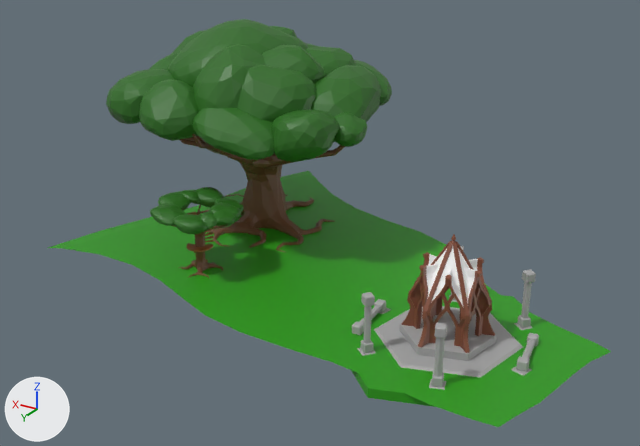
Two versions of the glTF model static/models/ElfForestShowcase.glb, one commit apart.
One viewpoint serves both versions: a 50 mm lens placed at (17.9, 35.9, 29.8), pointed at (49.4, -16.7, 3.5). Every picture has the same lights, and +X, +Y and +Z are marked at lower left. Where no turn or scale is listed for an object, it has been applied to the vertices.

In view in the first picture: 'ElfShrine', 'ForestShowcase', 'Guardpost', 'WorldTree'.
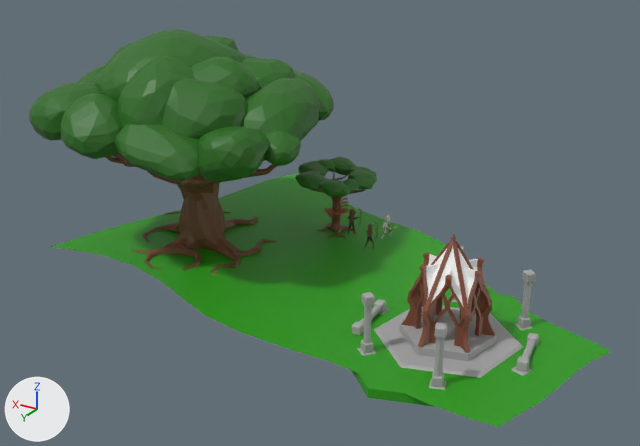
Commit message: Update rapture showcase with characters

Location of each change, [x1, y1, x2, y2] in pixels of the pictures (640 x 446 px):
'WorldTree', moved
    before: [106, 19, 392, 253]
    after: [29, 29, 334, 276]
'Guardpost', moved
    before: [150, 187, 244, 278]
    after: [295, 157, 377, 239]
'ElfMale_Rogue_BowAttack', added
    after: [348, 207, 362, 235]
'ElfFemale_Rogue_BowAttack', added
    after: [365, 221, 378, 248]
'ElfMale_Heavy_Spear', added
    after: [380, 215, 399, 239]

The change, as a diff of the scene's bpy script:
```diff
--- a/static/models/ElfForestShowcase.glb.py
+++ b/static/models/ElfForestShowcase.glb.py
@@ ob_guardpost @@
 ob_guardpost = bpy.data.objects.new('Guardpost', me_cube_172)
-ob_guardpost.location = (56.74, -11.43, 0.04)
+ob_guardpost.location = (51.52, -22.87, 0.04)
@@ ob_worldtree @@
 ob_worldtree = bpy.data.objects.new('WorldTree', me_cube_149)
-ob_worldtree.location = (57.88, -21.69, 0.07)
+ob_worldtree.location = (59.85, -15.69, 0.07)
@@ ob_elfmale_rogue_bowattack @@
+ob_elfmale_rogue_bowattack = bpy.data.objects.new('ElfMale_Rogue_BowAttack', me_cube_041)  # 2926 vertices, 5854 faces; spans x -0.63..0.23, y -0.93..0.04, z 0.0..2.29; in mat_elfskin (green #81b36f), mat_eyes_001 (black #000000), mat_orcplate (brown #684729), mat_orctrim (brown #471e0e), mat_underarmor_001 (black #000000), mat_bow_001 (brown #643f15), mat_bowtrim_001 (brown #97562a), mat_string_001 (white #ffffff)
+ob_elfmale_rogue_bowattack.location = (50.2, -22.72, 0.1)
@@ ob_elfmale_heavy_spear @@
+ob_elfmale_heavy_spear = bpy.data.objects.new('ElfMale_Heavy_Spear', me_cube_043)  # 4003 vertices, 8009 faces; spans x -0.88..0.13, y -0.91..0.53, z -0.01..1.99; in mat_elfskin (green #81b36f), mat_eyes_001 (black #000000), mat_armorplate_001 (light grey #d5d5d5), mat_armortrim_001 (yellow #e7c949), mat_underarmor_001 (black #000000)
+ob_elfmale_heavy_spear.location = (47.54, -23.81, 0.1)
@@ ob_elffemale_rogue_bowattack @@
+ob_elffemale_rogue_bowattack = bpy.data.objects.new('ElfFemale_Rogue_BowAttack', me_cube_042)  # 2532 vertices, 5168 faces; spans x -0.58..0.23, y -0.84..0.0, z -0.01..2.2; in mat_orcplate (brown #684729), mat_elfskin (green #81b36f), mat_eyes_001 (black #000000), mat_orctrim (brown #471e0e), mat_underarmor_001 (black #000000), mat_bow_001 (brown #643f15), mat_bowtrim_001 (brown #97562a), mat_string_001 (white #ffffff)
+ob_elffemale_rogue_bowattack.location = (47.75, -21.07, 0.11)
```
